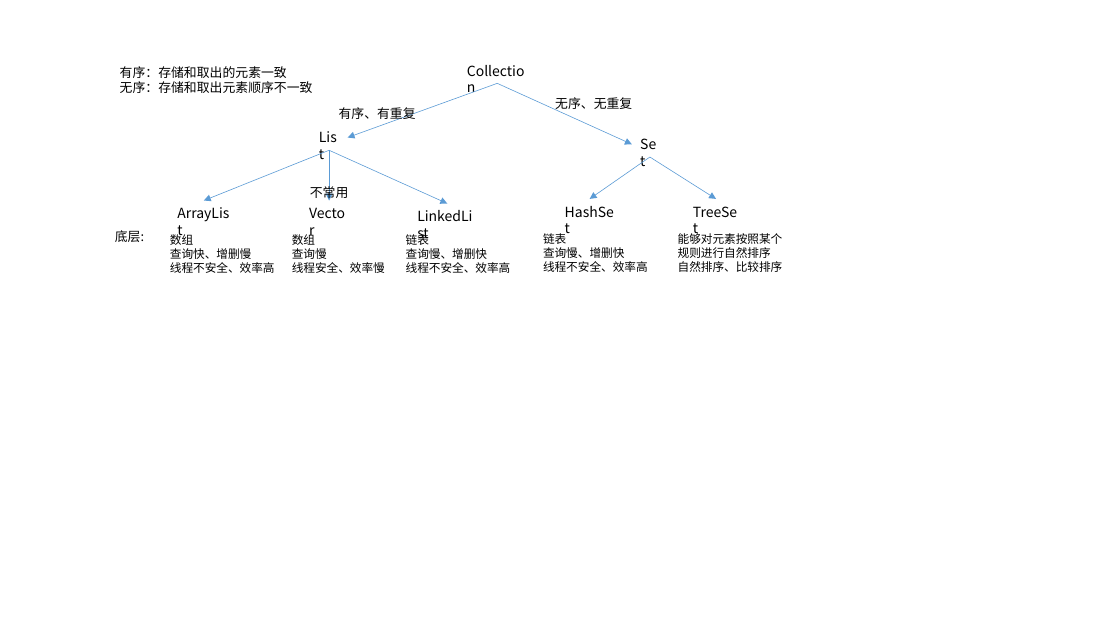
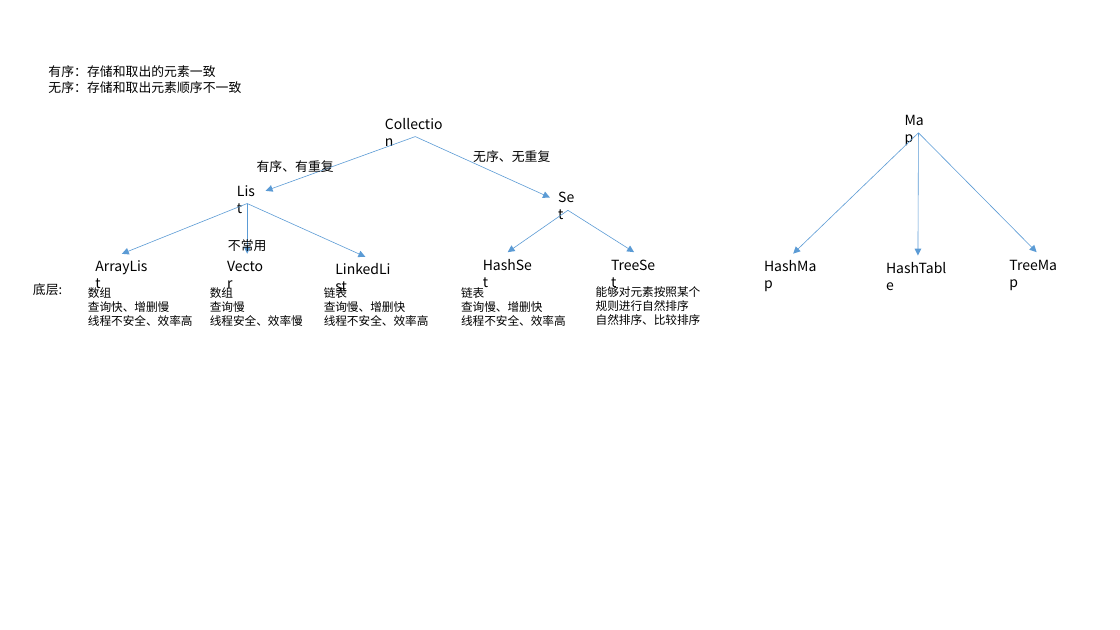
Before and after one commit to dengboyu/future, a slide deck: slide 9 of doc/doc.pptx. Drawn at 1120x630 pixels with LibreOffice and Linux fonts; fonts in the diff are those of the drawing. Boxes give left, top, right and bottom in pixels: in the first picture for what was removed or moved away, otherwise in the second. Text is boxed around its words. In the diff, an @@ line names an element or a change of style, - is before the commit and + after.

Commit message:
update'

```diff
--- a/doc/doc.pptx
+++ b/doc/doc.pptx
@@ text "有序：存储和取出的元素一致" moved from (x1=120, y1=66, x2=313, y2=93) to (x1=48, y1=65, x2=241, y2=93) @@
@@ text added at (x1=897, y1=108, x2=941, y2=133), 12 pt, text #000000 @@
+Map
@@ arrow added from (918, 133) to (793, 254), #5B9BD5 0.5 pt @@
@@ arrow added from (918, 133) to (1037, 252), #5B9BD5 0.5 pt @@
@@ arrow added from (918, 133) to (918, 255), #5B9BD5 0.5 pt @@
@@ 11 texts, 6 arrows moved together from (x1=169, y1=83, x2=748, y2=273) to (x1=87, y1=137, x2=666, y2=326) @@
@@ 4 texts, 1 arrow moved together from (x1=115, y1=58, x2=783, y2=272) to (x1=33, y1=111, x2=701, y2=325) @@
@@ text added at (x1=756, y1=254, x2=831, y2=279), 12 pt, text #000000 @@
+HashMap
@@ text added at (x1=878, y1=255, x2=959, y2=281), 12 pt, text #000000 @@
+HashTable
@@ text added at (x1=1002, y1=252, x2=1073, y2=277), 12 pt, text #000000 @@
+TreeMap
@@ text "链表" moved from (x1=406, y1=232, x2=511, y2=273) to (x1=324, y1=285, x2=429, y2=326) @@
@@ text "链表" moved from (x1=543, y1=233, x2=648, y2=272) to (x1=461, y1=287, x2=566, y2=326) @@
```
Also in this commit, not shown: 1 other slide changed, 1 slide added.
